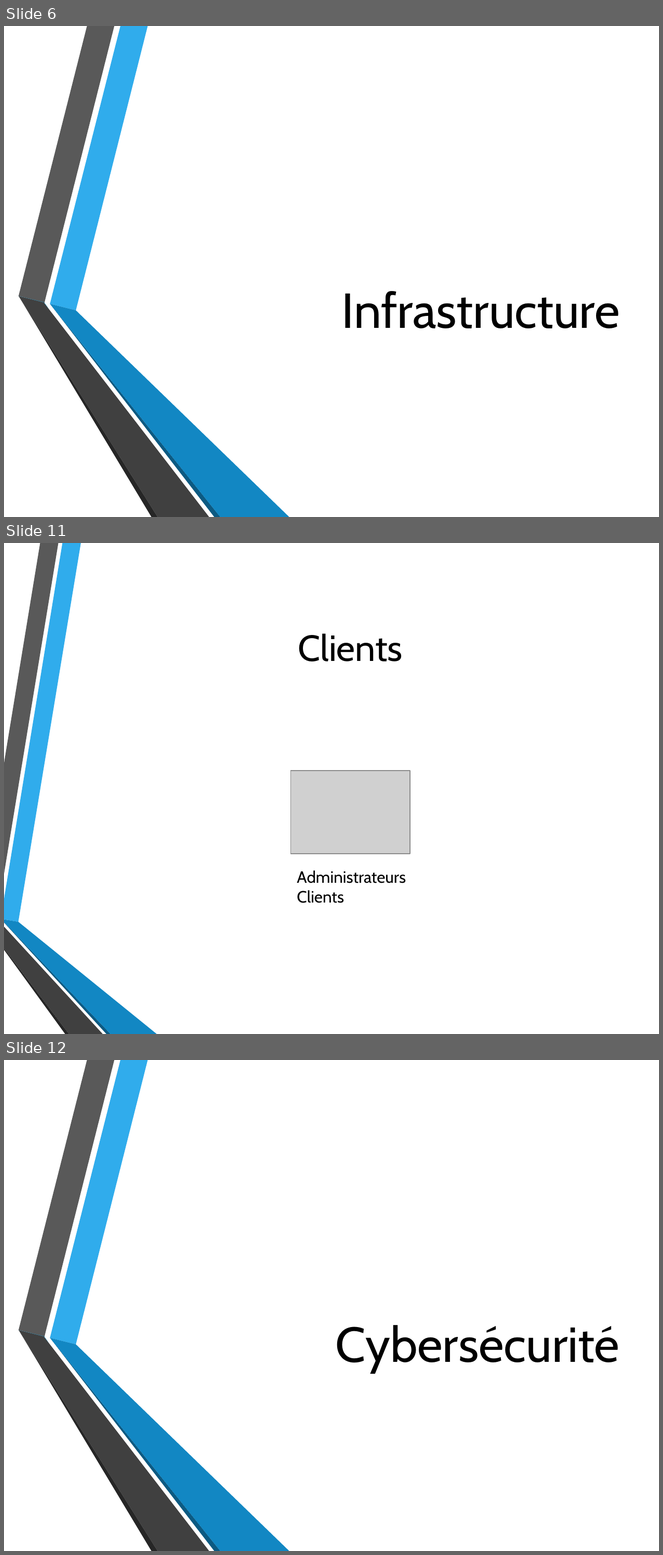
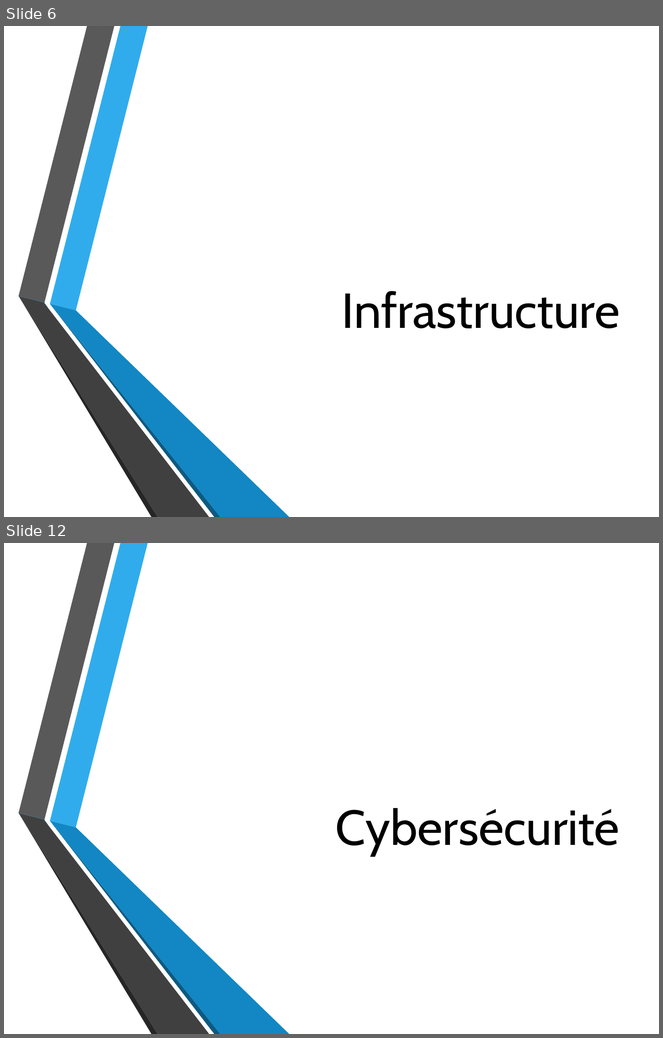
Before and after one commit to MaubergerF/Projet_B3, a slide deck: Oral.pptx. Shown one above the other, each under a label of ours: slides 6, 11 and 12 before the commit, slides 6 and 12 after it; the slides between them are not shown. The pictures are 663x1555 and 663x1038 pixels, drawn with LibreOffice and Linux fonts; fonts in the diff are those of the drawing; grey boxes stand for pictures; background and template pictures are left out. Boxes give left, top, right and bottom in pixels: in the first picture for what was removed or moved away, otherwise in the second. Text is boxed around its words. In the diff, an @@ line names an element or a change of style, - is before the commit and + after.

```diff
--- a/Oral.pptx
+++ b/Oral.pptx
@@ slide 11 removed at (4, 543, 659, 1034), background picture (left out) @@
@@ title removed at (298, 633, 403, 662) @@
-Clients
@@ picture removed at (291, 771, 410, 854) @@
@@ text removed at (297, 871, 406, 903) @@
-Administrateurs
-Clients
@@ group removed at (4, 543, 157, 1034): 6 freeform shapes @@
```
Also in this commit, not shown: 7 slides changed, 3 slides added, 1 other slide removed, 2 other files.
